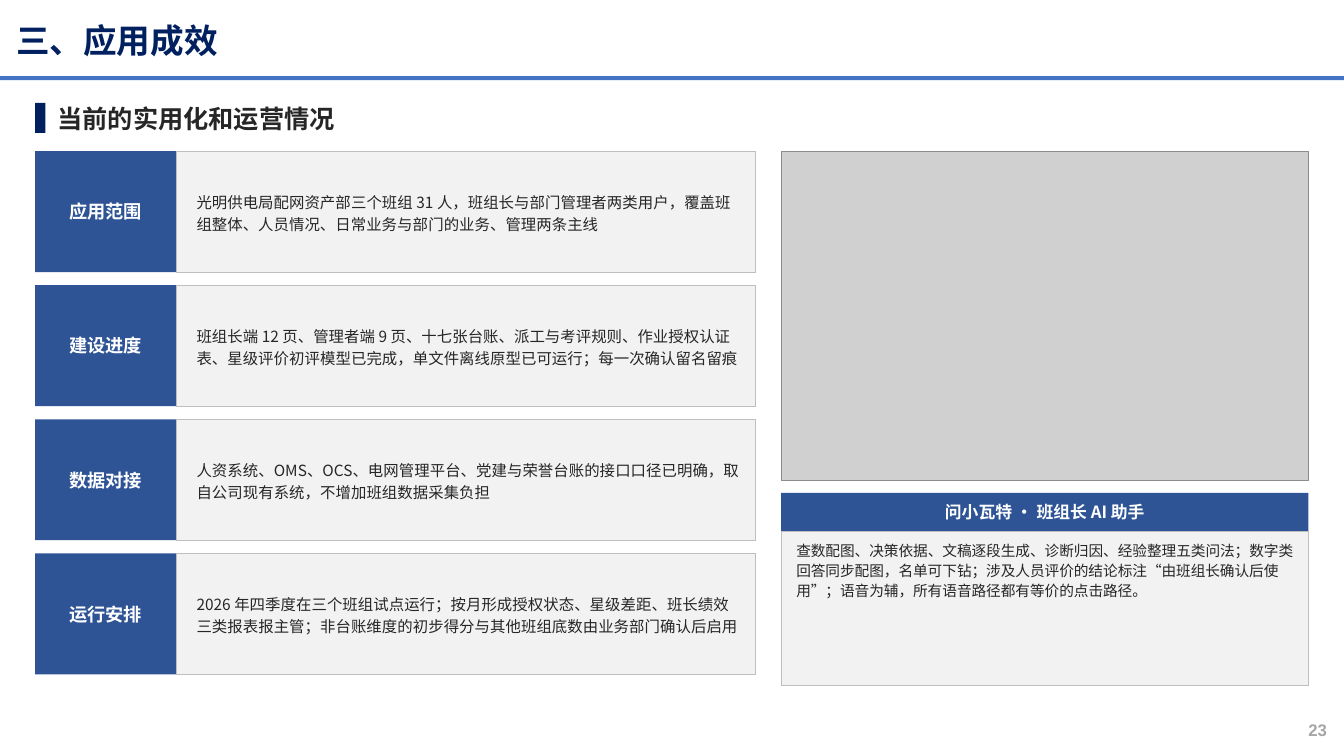
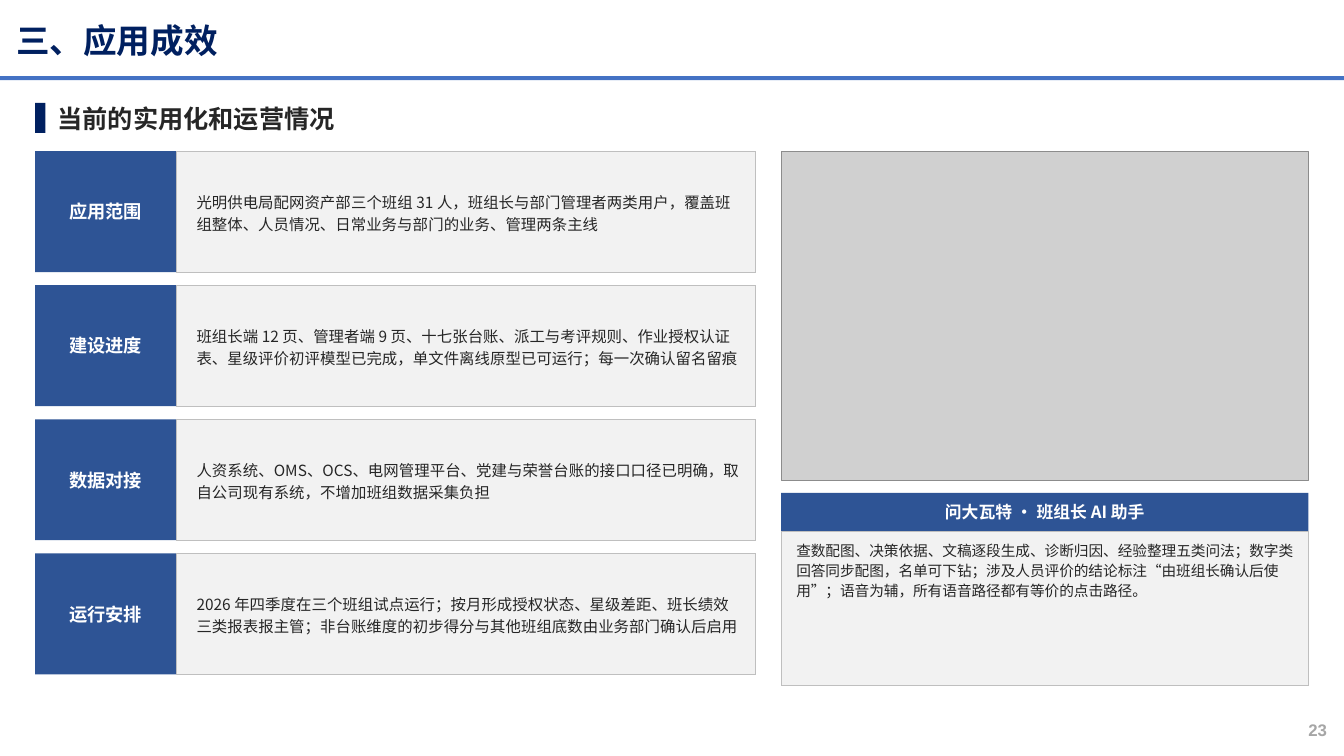
Before and after one commit to michael4949/-, a slide deck: slide 23 of xiaowatt/docs/正式交付物/申报PPT_高效班组管理助手_班组数字画像与班组长AI助手_V3.0.pptx. Drawn at 1344x756 pixels with LibreOffice and Linux fonts; fonts in the diff are those of the drawing; grey boxes stand for pictures; background and template pictures are left out. Boxes give left, top, right and bottom in pixels: in the first picture for what was removed or moved away, otherwise in the second. Text is boxed around its words. In the diff, an @@ line names an element or a change of style, - is before the commit and + after.

```diff
--- a/xiaowatt/docs/正式交付物/申报PPT_高效班组管理助手_班组数字画像与班组长AI助手_V3.0.pptx
+++ b/xiaowatt/docs/正式交付物/申报PPT_高效班组管理助手_班组数字画像与班组长AI助手_V3.0.pptx
@@ text in rectangle at [945,503,1145,520]: text changed @@
-问小瓦特 · 班组长 AI 助手
+问大瓦特 · 班组长 AI 助手
```
Also in this commit, not shown: 3 other slides changed, 26 other files.
